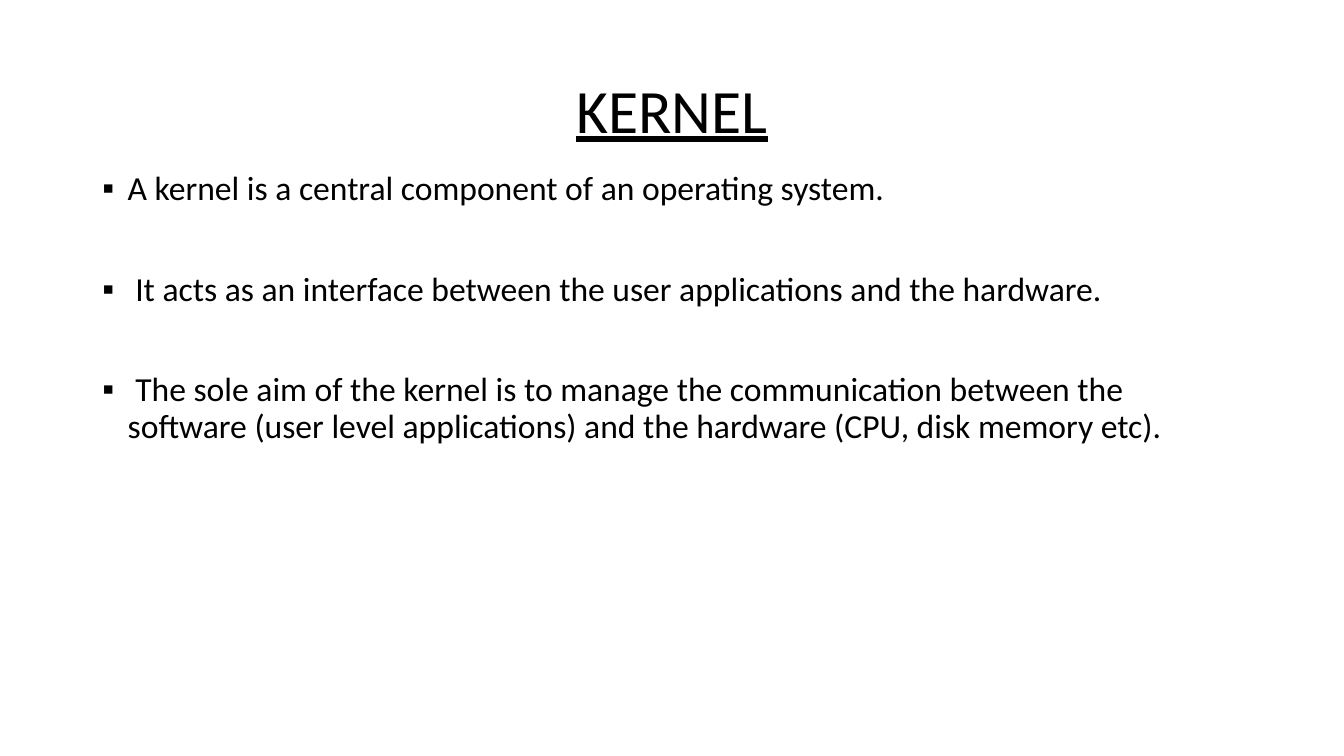
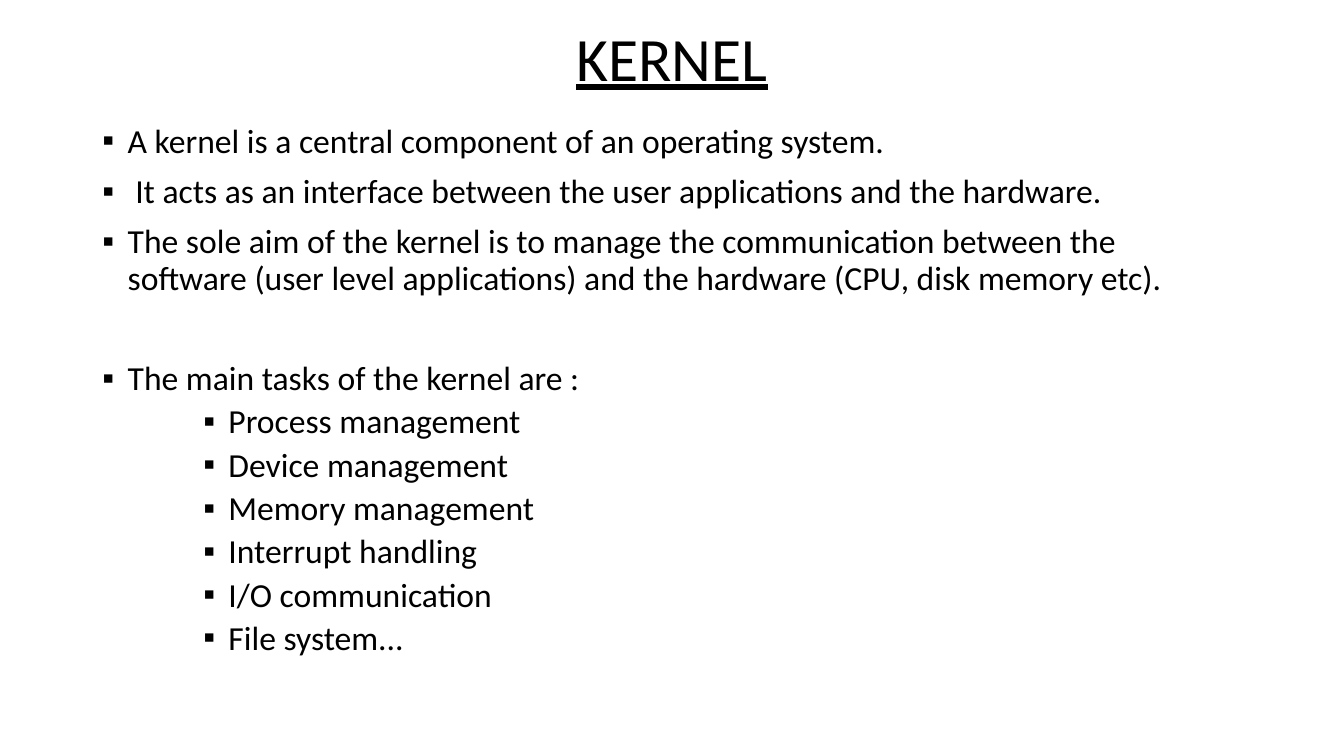
Before and after one commit to MENAGAMM/BPM, a slide deck: slide 10 of INTRODUCTION TO OPERATING SYSTEM.pptx. Drawn at 1344x756 pixels with LibreOffice and Linux fonts; fonts in the diff are those of the drawing. Boxes give left, top, right and bottom in pixels: in the first picture for what was removed or moved away, otherwise in the second. Text is boxed around its words. In the diff, an @@ line names an element or a change of style, - is before the commit and + after.

```diff
--- a/INTRODUCTION TO OPERATING SYSTEM.pptx
+++ b/INTRODUCTION TO OPERATING SYSTEM.pptx
@@ title "KERNEL": place and size @@
-title "KERNEL" at box(576, 93, 767, 142)
+title "KERNEL" at box(576, 41, 767, 90)
@@ text "A kernel is a central ...": place and size @@
-text "A kernel is a central ..." at box(128, 176, 1161, 444)
+text "A kernel is a central ..." at box(128, 129, 1161, 656)
@@ text at box(128, 366, 563, 656): paragraphs added @@
+▪ The main tasks of the kernel are :
+    ▪ Process management
+    ▪ Device management
+    ▪ Memory management
+    ▪ Interrupt handling
+    ▪ I/O communication
+    ▪ File system...
```
Also in this commit, not shown: 5 other slides changed, 1 slide added, 1 slide removed, 1 other file.
